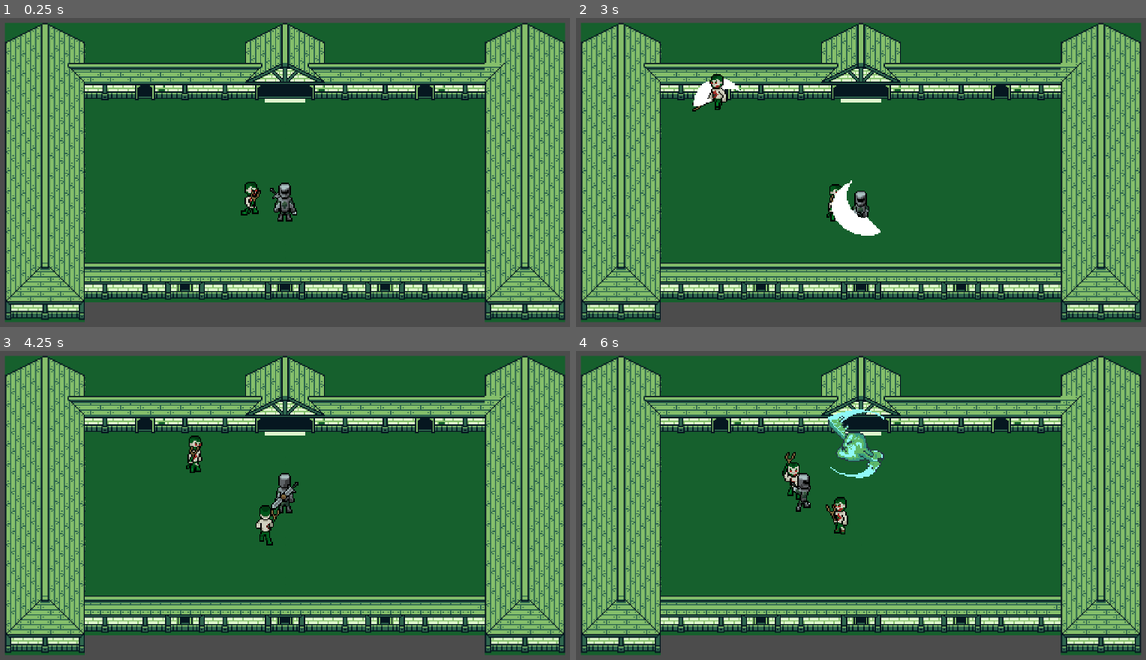
Above: before the commit, frames 1-4 (two rows, left to right).
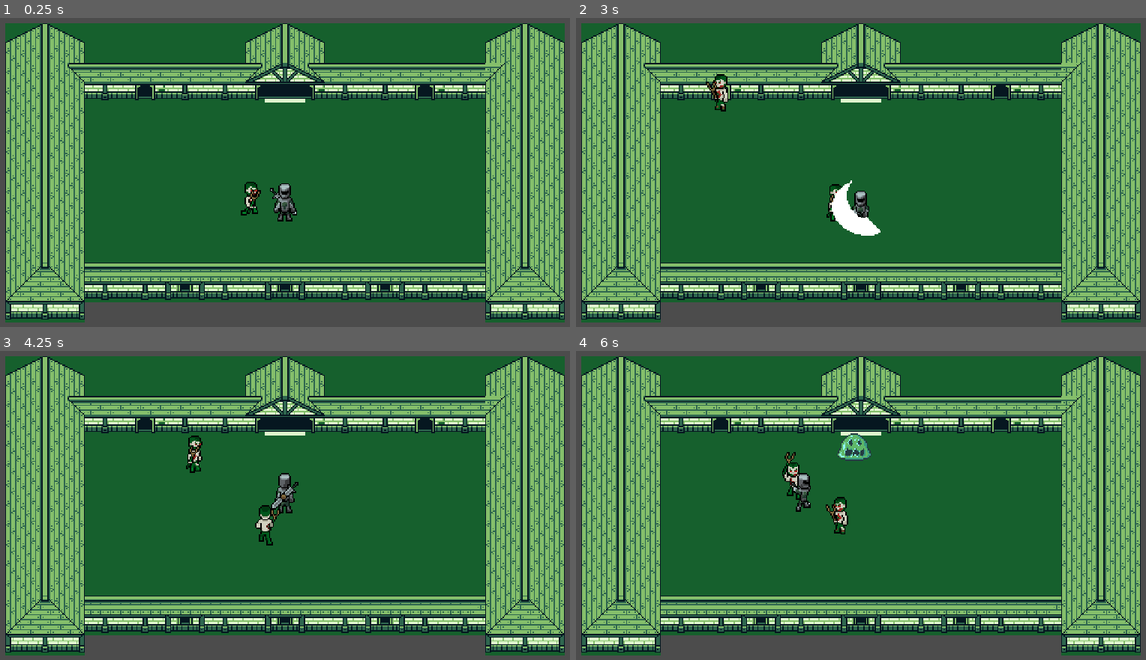
Above: after the commit, the same moments.

Repository: Audiophil15/GameJam-Color
Game: Godot game, scene res://Underworld.tscn
Two runs of this game, one before a commit and one after it. Both use one fixed random seed, a clock stepped at 60 frames per second and the inputs below. This scene is started directly instead of the project's main scene. Sound files missing from this copy of the repository are replaced by a short silence.
Inputs (mouse positions are in pixels of both pictures, inside the frame that each line leads up to):
- Up to frame 1 (0.25 s): no input
- Up to frame 2 (3 s): tap Enter (ui_accept) at 0.5, 0.77, 1.52 s; move the mouse to (992, 153) at 0.52 s; press the mouse at (992, 153) at 0.53 s; hold Right (ui_right) 0.53-1.28 s; move the mouse to (741, 187) at 1.27 s; release the mouse at (741, 187) at 1.28 s; hold Down (ui_down) 1.28-2.03 s; right-click (741, 187) at 1.35 s; move the mouse to (923, 98) at 2.02 s; hold Right (ui_right) 2.03-2.78 s; hold Middle mouse button (dash) 2.03-2.78 s; move the mouse to (832, 237) at 2.77 s; hold Up (ui_up) from 2.78 s (still down); click (832, 237) at 2.85 s
- Up to frame 3 (4.25 s): tap Enter (ui_accept) at 3.02, 3.77 s; move the mouse to (467, 554) at 3.52 s; release Up (ui_up) at 3.53 s; hold Left (ui_left) from 3.53 s (still down); hold Right mouse button (attack_2) from 3.53 s (still down)
- Up to frame 4 (6 s): move the mouse to (678, 452) at 4.27 s; release Right mouse button (attack_2) at 4.28 s; tap Middle mouse button (dash) at 4.35 s; tap Enter (ui_accept) at 4.52 s; move the mouse to (889, 505) at 5.02 s; release Left (ui_left) at 5.03 s; press the mouse at (889, 505) at 5.03 s; hold Down (ui_down) 5.03-5.78 s; move the mouse to (769, 418) at 5.77 s; release the mouse at (769, 418) at 5.78 s; hold Right (ui_right) from 5.78 s (still down); right-click (769, 418) at 5.85 s

The runs differ from the first frame. In frame 1, 9.0% of the frame differs, in the area x 0-100%, y 1-99%; in frame 2, 9.4%; in frame 3, 9.0%; in frame 4, 9.7%.
Error before the commit: Invalid operands 'RID' and 'int' in operator '=='. (res://Possessed.gd:113)
Error after the commit: Invalid operands 'RID' and 'int' in operator '=='. (res://Possessed.gd:117)

Commit message:
Submission version - Added a victory condition with its sound effects, added copyrights and credits for assets, added logos on the cover.

Diff:
--- a/EnemiesGlobal.gd
+++ b/EnemiesGlobal.gd
@@ -4,6 +4,7 @@
 # Declare member variables here. Examples:
 var enemiesHitboxes = []
 var enemiesDamages = []
+var killedEnemies = 0
 
 # Called when the node enters the scene tree for the first time.
 func _ready():
--- a/Overworld.tscn
+++ b/Overworld.tscn
@@ -425,7 +425,7 @@
 z_index = -1
 frames = SubResource( 28 )
 animation = "Idle (R)"
-frame = 2
+frame = 4
 playing = true
 
 [node name="MonsterBully" type="AnimatedSprite" parent="."]
--- a/Player.gd
+++ b/Player.gd
@@ -126,9 +126,8 @@
 	$CollisionBox.disabled = true
 	$Body/CollisionShape2D.disabled = true
 	Sound.deathEffect()
-	Sound.stopUnderworldMusic()
+	Sound.loseEffect()
 	animations.play(animDeathName)
-	yield(animations, "animation_finished")
 	emit_signal("dead")
 
 func _on_AnimationPlayer_animation_finished(anim_name):
--- a/Player.tscn
+++ b/Player.tscn
@@ -1833,7 +1833,7 @@
 "times": PoolRealArray( 0, 0.1, 0.2, 0.3, 0.4 ),
 "transitions": PoolRealArray( 1, 1, 1, 1, 1 ),
 "update": 1,
-"values": [ 0, 1, 2, 3, 4 ]
+"values": [ 4, 1, 2, 3, 4 ]
 }
 tracks/2/type = "value"
 tracks/2/path = NodePath("Attack/Hitbox 1 (R):disabled")
@@ -1890,7 +1890,7 @@
 tracks/6/imported = false
 tracks/6/enabled = true
 tracks/6/keys = {
-"times": PoolRealArray( 0, 0.5 ),
+"times": PoolRealArray( 0, 0.1 ),
 "transitions": PoolRealArray( 1, 1 ),
 "update": 1,
 "values": [ false, true ]
@@ -1978,7 +1978,7 @@
 tracks/6/imported = false
 tracks/6/enabled = true
 tracks/6/keys = {
-"times": PoolRealArray( 0, 0.5 ),
+"times": PoolRealArray( 0, 0.1 ),
 "transitions": PoolRealArray( 1, 1 ),
 "update": 1,
 "values": [ false, true ]
@@ -2066,7 +2066,7 @@
 tracks/6/imported = false
 tracks/6/enabled = true
 tracks/6/keys = {
-"times": PoolRealArray( 0, 0.5 ),
+"times": PoolRealArray( 0, 0.1 ),
 "transitions": PoolRealArray( 1, 1 ),
 "update": 1,
 "values": [ false, true ]
@@ -2154,7 +2154,7 @@
 tracks/6/imported = false
 tracks/6/enabled = true
 tracks/6/keys = {
-"times": PoolRealArray( 0, 0.5 ),
+"times": PoolRealArray( 0, 0.1 ),
 "transitions": PoolRealArray( 1, 1 ),
 "update": 1,
 "values": [ false, true ]
--- a/Possessed.gd
+++ b/Possessed.gd
@@ -5,6 +5,7 @@
 var maxLife = 20
 var life = maxLife
 var damages = 13
+var dead = false
 var speed = Vector2()
 var speedfactor = 150
 var followingPlayer = false
@@ -88,6 +89,9 @@
 	life -= 6
 
 func death():
+	if !dead:
+		$"/root/EnemiesGlobal".killedEnemies += 1
+		dead = true
 	animations.play(animDeathName)
 
 func _on_AnimationPlayer_animation_finished(anim_name):
--- a/Possessed.tscn
+++ b/Possessed.tscn
@@ -2202,8 +2202,7 @@
 [node name="Sprite" type="AnimatedSprite" parent="."]
 scale = Vector2( 4, 4 )
 frames = SubResource( 145 )
-animation = "Attack (L)"
-frame = 9
+animation = "Idle (L)"
 offset = Vector2( 0, -14.7 )
 
 [node name="AnimationPlayer" type="AnimationPlayer" parent="."]
@@ -2245,21 +2244,25 @@
 position = Vector2( -63.4041, -4.71385 )
 rotation = 0.00523599
 shape = SubResource( 168 )
+disabled = true
 
 [node name="Hitbox (Right)" type="CollisionShape2D" parent="Attack"]
 position = Vector2( 61.0722, -1.21903 )
 rotation = -0.0366519
 shape = SubResource( 168 )
+disabled = true
 
 [node name="Hitbox (Up)" type="CollisionShape2D" parent="Attack"]
 position = Vector2( 0.681015, -39.2755 )
 rotation = -1.55858
 shape = SubResource( 169 )
+disabled = true
 
 [node name="Hitbox (Down)" type="CollisionShape2D" parent="Attack"]
 position = Vector2( 0.665924, 39.5336 )
 rotation = 1.57778
 shape = SubResource( 170 )
+disabled = true
 
 [node name="Search" type="Area2D" parent="."]
 
--- a/Skeleton.gd
+++ b/Skeleton.gd
@@ -5,6 +5,7 @@
 var maxLife = 20
 var life = maxLife
 var damages = 13
+var dead = false
 var speed = Vector2()
 var speedfactor = 150
 var followingPlayer = false
@@ -88,6 +89,9 @@
 	life -= 6
 
 func death():
+	if !dead:
+		$"/root/EnemiesGlobal".killedEnemies += 1
+		dead = true
 	animations.play(animDeathName)
 
 func _on_AnimationPlayer_animation_finished(anim_name):
--- a/Skeleton.tscn
+++ b/Skeleton.tscn
@@ -2202,8 +2202,7 @@
 [node name="Sprite" type="AnimatedSprite" parent="."]
 scale = Vector2( 4, 4 )
 frames = SubResource( 145 )
-animation = "Walk (D)"
-frame = 5
+animation = "Idle (D)"
 offset = Vector2( 0, -14.7 )
 
 [node name="AnimationPlayer" type="AnimationPlayer" parent="."]
--- a/Slime.gd
+++ b/Slime.gd
@@ -7,6 +7,7 @@
 var speed = Vector2()
 var speedfactor = 150
 var damages = 21
+var dead = false
 var followingPlayer = false
 var attackAnimPlaying = false
 var nextToPlayer = false
@@ -64,6 +65,9 @@
 	life -= 6
 
 func death():
+	if !dead:
+		$"/root/EnemiesGlobal".killedEnemies += 1
+		dead = true
 	animations.play("Death")
 
 func _on_AnimationPlayer_animation_finished(anim_name):
--- a/Slime.tscn
+++ b/Slime.tscn
@@ -345,8 +345,7 @@
 [node name="Sprite" type="AnimatedSprite" parent="."]
 scale = Vector2( 4, 4 )
 frames = SubResource( 19 )
-animation = "Attack"
-frame = 5
+animation = "Idle"
 
 [node name="AnimationPlayer" type="AnimationPlayer" parent="."]
 anims/Attacking = SubResource( 20 )
@@ -372,6 +371,7 @@
 [node name="Hitbox" type="CollisionShape2D" parent="Attack"]
 position = Vector2( 0.594604, -15.1956 )
 shape = SubResource( 27 )
+disabled = true
 
 [node name="Search" type="Area2D" parent="."]
 
--- a/Sound.gd
+++ b/Sound.gd
@@ -55,6 +55,8 @@
 func stopUnderworldMusic():
 	stopMusic(inGameNode, 1)
 
+
+
 func loseEffect():
 	playEffect($Effect/Lost)
 
--- a/Sound.tscn
+++ b/Sound.tscn
@@ -65,6 +65,7 @@
 
 [node name="Death" type="AudioStreamPlayer" parent="Effect"]
 stream = ExtResource( 15 )
+volume_db = 6.0
 
 [node name="Hurt" type="AudioStreamPlayer" parent="Effect"]
 stream = ExtResource( 18 )
--- a/Title Screen.tscn
+++ b/Title Screen.tscn
@@ -31,9 +31,9 @@
 
 [node name="VBoxContainer" type="VBoxContainer" parent="."]
 anchor_right = 1.0
-margin_bottom = 140.0
+margin_bottom = 726.0
 size_flags_vertical = 0
-custom_constants/separation = 50
+custom_constants/separation = -56
 __meta__ = {
 "_edit_use_anchors_": false
 }
@@ -60,9 +60,9 @@
 
 [node name="HBoxContainer" type="HBoxContainer" parent="VBoxContainer"]
 margin_left = 627.0
-margin_top = 650.0
+margin_top = 544.0
 margin_right = 1293.0
-margin_bottom = 726.0
+margin_bottom = 620.0
 size_flags_horizontal = 4
 size_flags_vertical = 2
 custom_constants/separation = 355
@@ -87,5 +87,24 @@
 custom_colors/font_color_hover = Color( 0.235294, 1, 0.470588, 1 )
 text = "Quit"
 
+[node name="Label" type="Label" parent="."]
+anchor_top = 1.0
+anchor_right = 1.0
+anchor_bottom = 1.0
+margin_top = -165.0
+size_flags_vertical = 0
+text = "             Overworld assets : https://adamatomic.itch.io       |        Overworld Music : https://joshua-mclean.itch.io
+           Underworld assets : https://foozlecc.itch.io        |        Underworld Musics : https://davidkbd.itch.io
+Hero / Monsters assets : https://foozlecc.itch.io	        |          Title Music : https://ragnarrandom.itch.io
+Audio FXs : https://omegaosg.itch.io / https://davidkbd.itch.io
+
+Contains music ©2021 Joshua McLean
+Licensed under Creative Commons Attribution 4.0 International"
+align = 1
+valign = 2
+__meta__ = {
+"_edit_use_anchors_": false
+}
+
 [connection signal="button_up" from="VBoxContainer/HBoxContainer/Play" to="." method="_on_Play_button_up"]
 [connection signal="button_up" from="VBoxContainer/HBoxContainer/Quit" to="." method="_on_Quit_button_up"]
--- a/Underworld.gd
+++ b/Underworld.gd
@@ -8,9 +8,11 @@
 var Skelet = preload("res://Skeleton.tscn")
 var spawnPos=[Vector2(960,310), Vector2(1408,310), Vector2(512, 310)]
 var spawnedMobs = 0
+var enemiesToKill = 25
 
 # Called when the node enters the scene tree for the first time.
 func _ready():
+	randomize()
 	$Spawner.wait_time = 3
 	$Spawner.start()
 	$MusicDelay.start()
@@ -26,23 +28,33 @@
 	var mobPos = spawnPos[randi()%len(spawnPos)]
 	var mobType = randi()%3
 	var mob
-	if mobType == 0 :
-		mob = Possessed.instance()
-	if mobType == 1 :
-		mob = Slime.instance()
-	if mobType == 2 :
-		mob = Skelet.instance()
-	mob.position = mobPos
-	add_child(mob)
-	spawnedMobs += 1
-	if $Spawner.wait_time>0.5 :
-		$Spawner.wait_time -= 0.2*spawnedMobs
+	if spawnedMobs < enemiesToKill-1 :
+		if mobType == 0 :
+			mob = Possessed.instance()
+		if mobType == 1 :
+			mob = Slime.instance()
+		if mobType == 2 :
+			mob = Skelet.instance()
+		mob.position = mobPos
+		add_child(mob)
+		spawnedMobs += 1
+	if $"/root/EnemiesGlobal".killedEnemies >= enemiesToKill :
+		victory()
+		if $Spawner.wait_time>0.5 :
+			$Spawner.wait_time -= 0.2*spawnedMobs
 	pass # Replace with function body.
 
+func victory():
+	Sound.stopUnderworldMusic()
+	Sound.winEffect()
+	yield(get_tree().create_timer(2),"timeout")
+	emit_signal("closeScene")
 
 func _on_MusicDelay_timeout():
 	Sound.startUnderworldMusic()
 	pass # Replace with function body.
 
 func playerCouic():
+	Sound.stopUnderworldMusic()
+	yield(get_tree().create_timer(4),"timeout")
 	emit_signal("closeScene")
--- a/project.godot
+++ b/project.godot
@@ -27,7 +27,7 @@
 window/size/height=1080
 window/size/test_width=1280
 window/size/test_height=720
-window/stretch/mode="viewport"
+window/stretch/mode="2d"
 window/stretch/aspect="keep"
 
 [global]
@@ -66,6 +66,7 @@
 "deadzone": 0.5,
 "events": [ Object(InputEventJoypadButton,"resource_local_to_scene":false,"resource_name":"","device":0,"button_index":0,"pressure":0.0,"pressed":false,"script":null)
 , Object(InputEventMouseButton,"resource_local_to_scene":false,"resource_name":"","device":0,"alt":false,"shift":false, …(202 unchanged characters)…
+, Object(InputEventKey,"resource_local_to_scene":false,"resource_name":"","device":0,"alt":false,"shift":false,"control":false,"meta":false,"command":false,"pressed":false,"scancode":32,"unicode":0,"echo":false,"script":null)
  ]
 }
 attack_2={
@@ -77,6 +78,7 @@
 ui_pause={
 "deadzone": 0.5,
 "events": [ Object(InputEventJoypadButton,"resource_local_to_scene":false,"resource_name":"","device":0,"button_index":11,"pressure":0.0,"pressed":false,"script":null)
+, Object(InputEventKey,"resource_local_to_scene":false,"resource_name":"","device":0,"alt":false,"shift":false,"control":false,"meta":false,"command":false,"pressed":false,"scancode":16777217,"unicode":0,"echo":false,"script":null)
  ]
 }
 
Binary file added: Cover/Cover.png
Binary file added: Cover/gamejamcolor.png
